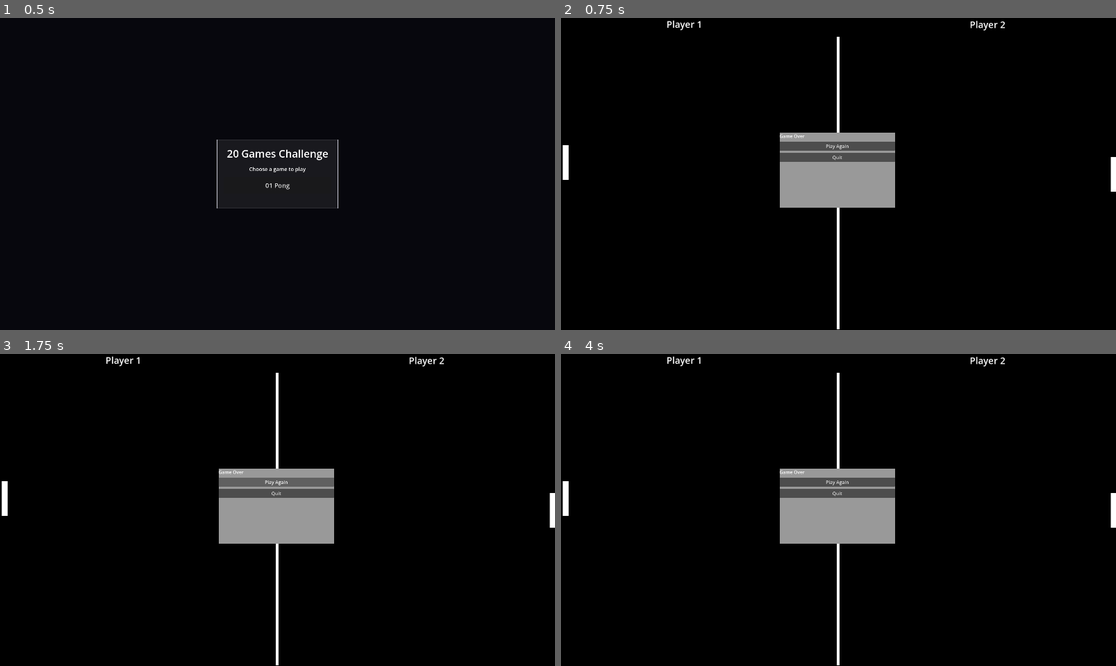
Above: before the commit, frames 1-4 (two rows, left to right).
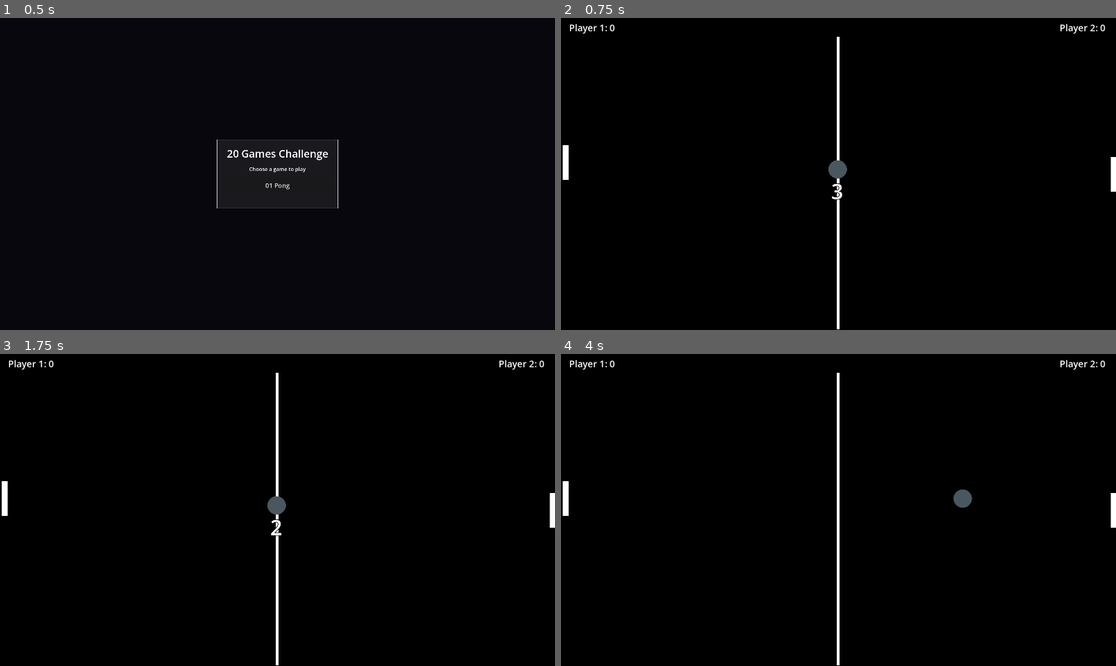
Above: after the commit, the same moments.

Repository: bluetch/20_games_challenge
Game: Godot game, scene res://menu/scenes/main_menu.tscn
Same seed, same stepped clock (60 frames per second), same inputs: the game is played once before the commit and once after it.
Inputs (mouse positions are in pixels of both pictures, inside the frame that each line leads up to):
- Up to frame 1 (0.5 s): no input
- Up to frame 2 (0.75 s): click "01 Pong" at 0.5 s
- Up to frame 3 (1.75 s): click (277, 481) at 1.25 s, where only the run before the commit has a clickable "Play Again"
- Up to frame 4 (4 s): click (838, 481) at 2 s, where only the run before the commit has a clickable "Play Again"; click (838, 481) at 2.75 s, where only the run before the commit has a clickable "Play Again"; tap Enter at 3.5 s; move the mouse to (960, 494) at 3.52 s; click (960, 494) at 3.67 s

Frame 1 is identical in both runs. In frame 2, 5.3% of the frame differs, in the area x 1-99%, y 0-61%; in frame 3, 5.3%; in frame 4, 5.5%.
Error before the commit: Invalid access to property or key 'scored' on a base object of type 'CharacterBody2D'. (res://01_pong/scripts/game.gd:22)

Commit message:
feat: pong game init

Diff:
--- a/01_pong/scenes/ball.tscn
+++ b/01_pong/scenes/ball.tscn
@@ -1,7 +1,7 @@
 [gd_scene format=3 uid="uid://cupyerhyeiyue"]
 
-[ext_resource type="Script" uid="uid://bh637vfdwismv" path="res://scripts/ball.gd" id="1_7s4qf"]
-[ext_resource type="Texture2D" uid="uid://cvrl8sqyj618q" path="res://assets/ball.png" id="2_cxlvu"]
+[ext_resource type="Script" uid="uid://bh637vfdwismv" path="res://01_pong/scripts/ball.gd" id="1_7s4qf"]
+[ext_resource type="Texture2D" uid="uid://cvrl8sqyj618q" path="res://01_pong/assets/ball.png" id="2_cxlvu"]
 
 [sub_resource type="CircleShape2D" id="CircleShape2D_cxlvu"]
 radius = 32.01562
--- a/01_pong/scenes/game.tscn
+++ b/01_pong/scenes/game.tscn
@@ -3,6 +3,7 @@
 [ext_resource type="PackedScene" uid="uid://cod53i4ndk1ss" path="res://01_pong/scenes/paddle.tscn" id="1_c28j8"]
 [ext_resource type="Script" uid="uid://d2ia3xx4qe8qi" path="res://01_pong/scripts/game.gd" id="1_vgge5"]
 [ext_resource type="PackedScene" uid="uid://cupyerhyeiyue" path="res://01_pong/scenes/ball.tscn" id="2_6paha"]
+[ext_resource type="Script" uid="uid://cwqpedg70okc1" path="res://01_pong/scripts/hud_root.gd" id="4_0lq8c"]
 
 [sub_resource type="RectangleShape2D" id="RectangleShape2D_dy7o8"]
 size = Vector2(1917.5, 28.5)
@@ -41,22 +42,26 @@
 points = PackedVector2Array(960, 67, 960, 1080)
 
 [node name="LeftPaddle" parent="." unique_id=862924497 groups=["paddles"] instance=ExtResource("1_c28j8")]
+unique_name_in_owner = true
 position = Vector2(7, 442)
 move_up_action = &"p1_up"
 move_down_action = &"p1_down"
 
 [node name="RightPaddle" parent="." unique_id=1113652800 groups=["paddles"] instance=ExtResource("1_c28j8")]
+unique_name_in_owner = true
 position = Vector2(1903, 484)
 move_up_action = &"p2_up"
 move_down_action = &"p2_down"
 
 [node name="Ball" parent="." unique_id=959431822 instance=ExtResource("2_6paha")]
+unique_name_in_owner = true
 position = Vector2(958, 527)
 move_speed = 1000.0
 
 [node name="UI" type="CanvasLayer" parent="." unique_id=875744495]
 
-[node name="HUD" type="Control" parent="UI" unique_id=2006586393]
+[node name="HUDRoot" type="Control" parent="UI" unique_id=2006586393]
+unique_name_in_owner = true
 custom_minimum_size = Vector2(400, 220)
 layout_mode = 3
 anchors_preset = 15
@@ -68,34 +73,62 @@
 offset_bottom = -13.0
 grow_horizontal = 2
 grow_vertical = 2
+script = ExtResource("4_0lq8c")
 
-[node name="Player1ScoreLabel" type="Label" parent="UI/HUD" unique_id=2101001296]
-layout_mode = 0
-offset_left = 369.0
-offset_top = 12.0
-offset_right = 493.0
-offset_bottom = 57.0
+[node name="SafeMargin" type="MarginContainer" parent="UI/HUDRoot" unique_id=103832038]
+layout_mode = 1
+anchors_preset = 15
+anchor_right = 1.0
+anchor_bottom = 1.0
+grow_horizontal = 2
+grow_vertical = 2
+theme_override_constants/margin_left = 32
+theme_override_constants/margin_top = 24
+theme_override_constants/margin_right = 32
+theme_override_constants/margin_bottom = 24
+
+[node name="HUDVBox" type="VBoxContainer" parent="UI/HUDRoot/SafeMargin" unique_id=1163644130]
+layout_mode = 2
+theme_override_constants/separation = 16
+
+[node name="TopBar" type="HBoxContainer" parent="UI/HUDRoot/SafeMargin/HUDVBox" unique_id=223033012]
+layout_mode = 2
+
+[node name="Player1ScoreLabel" type="Label" parent="UI/HUDRoot/SafeMargin/HUDVBox/TopBar" unique_id=2101001296]
+layout_mode = 2
 theme_override_font_sizes/font_size = 32
 text = "Player 1"
 
-[node name="Player2ScoreLabel" type="Label" parent="UI/HUD" unique_id=62788491]
-layout_mode = 0
-offset_left = 1418.0
-offset_top = 13.0
-offset_right = 1542.0
-offset_bottom = 58.0
+[node name="TopSpacer" type="Control" parent="UI/HUDRoot/SafeMargin/HUDVBox/TopBar" unique_id=32526022]
+layout_mode = 2
+size_flags_horizontal = 3
+
+[node name="Player2ScoreLabel" type="Label" parent="UI/HUDRoot/SafeMargin/HUDVBox/TopBar" unique_id=62788491]
+layout_mode = 2
 theme_override_font_sizes/font_size = 32
 text = "Player 2"
 
-[node name="WinnerLabel" type="Label" parent="UI/HUD" unique_id=1959730933]
-layout_mode = 0
-offset_left = 943.0
-offset_top = 572.0
-offset_right = 983.0
-offset_bottom = 595.0
+[node name="StatusCenter" type="CenterContainer" parent="UI/HUDRoot/SafeMargin/HUDVBox" unique_id=61705631]
+layout_mode = 2
+size_flags_vertical = 3
+
+[node name="StatusVBox" type="VBoxContainer" parent="UI/HUDRoot/SafeMargin/HUDVBox/StatusCenter" unique_id=1787711751]
+layout_mode = 2
+
+[node name="StatusTopSpacer" type="Control" parent="UI/HUDRoot/SafeMargin/HUDVBox/StatusCenter/StatusVBox" unique_id=1821489787]
+custom_minimum_size = Vector2(0, 80)
+layout_mode = 2
+size_flags_vertical = 3
+
+[node name="WinnerLabel" type="Label" parent="UI/HUDRoot/SafeMargin/HUDVBox/StatusCenter/StatusVBox" unique_id=1959730933]
+layout_mode = 2
+theme_override_colors/font_outline_color = Color(0, 0, 0, 1)
+theme_override_constants/outline_size = 8
+theme_override_font_sizes/font_size = 72
 text = "Ready"
+horizontal_alignment = 1
 
-[node name="GameOverCenter" type="CenterContainer" parent="UI/HUD" unique_id=2086970734]
+[node name="GameOverCenter" type="CenterContainer" parent="UI/HUDRoot" unique_id=2086970734]
 layout_mode = 1
 anchors_preset = 15
 anchor_right = 1.0
@@ -103,28 +136,40 @@
 grow_horizontal = 2
 grow_vertical = 2
 
-[node name="GameOverMenu" type="Panel" parent="UI/HUD/GameOverCenter" unique_id=596687363]
+[node name="GameOverMenu" type="Panel" parent="UI/HUDRoot/GameOverCenter" unique_id=596687363]
 custom_minimum_size = Vector2(400, 260)
 layout_mode = 2
 theme_override_styles/panel = SubResource("StyleBoxFlat_vgge5")
 
-[node name="VBoxContainer" type="VBoxContainer" parent="UI/HUD/GameOverCenter/GameOverMenu" unique_id=283894978]
+[node name="MarginContainer" type="MarginContainer" parent="UI/HUDRoot/GameOverCenter/GameOverMenu" unique_id=1285765331]
 layout_mode = 1
 anchors_preset = 15
 anchor_right = 1.0
 anchor_bottom = 1.0
 grow_horizontal = 2
 grow_vertical = 2
+theme_override_constants/margin_left = 16
+theme_override_constants/margin_top = 16
+theme_override_constants/margin_right = 16
+theme_override_constants/margin_bottom = 16
+
+[node name="VBoxContainer" type="VBoxContainer" parent="UI/HUDRoot/GameOverCenter/GameOverMenu/MarginContainer" unique_id=283894978]
+layout_mode = 2
 theme_override_constants/separation = 8
 
-[node name="MenuTitleLabel" type="Label" parent="UI/HUD/GameOverCenter/GameOverMenu/VBoxContainer" unique_id=1945965473]
+[node name="MenuTitleLabel" type="Label" parent="UI/HUDRoot/GameOverCenter/GameOverMenu/MarginContainer/VBoxContainer" unique_id=1945965473]
 layout_mode = 2
 text = "Game Over"
+horizontal_alignment = 1
 
-[node name="PlayAgainButton" type="Button" parent="UI/HUD/GameOverCenter/GameOverMenu/VBoxContainer" unique_id=1896899942]
+[node name="PlayAgainButton" type="Button" parent="UI/HUDRoot/GameOverCenter/GameOverMenu/MarginContainer/VBoxContainer" unique_id=1896899942]
+unique_name_in_owner = true
+custom_minimum_size = Vector2(0, 44)
 layout_mode = 2
 text = "Play Again"
 
-[node name="QuitButton" type="Button" parent="UI/HUD/GameOverCenter/GameOverMenu/VBoxContainer" unique_id=2123416750]
+[node name="QuitButton" type="Button" parent="UI/HUDRoot/GameOverCenter/GameOverMenu/MarginContainer/VBoxContainer" unique_id=2123416750]
+unique_name_in_owner = true
+custom_minimum_size = Vector2(0, 44)
 layout_mode = 2
 text = "Quit"
--- a/01_pong/scenes/paddle.tscn
+++ b/01_pong/scenes/paddle.tscn
@@ -1,6 +1,6 @@
 [gd_scene format=3 uid="uid://cod53i4ndk1ss"]
 
-[ext_resource type="Script" uid="uid://xowyermoq3qn" path="res://scripts/paddle.gd" id="1_3xiby"]
+[ext_resource type="Script" uid="uid://xowyermoq3qn" path="res://01_pong/scripts/paddle.gd" id="1_3xiby"]
 
 [sub_resource type="RectangleShape2D" id="RectangleShape2D_31swd"]
 size = Vector2(20, 120)
--- a/01_pong/scripts/ball.gd
+++ b/01_pong/scripts/ball.gd
@@ -5,15 +5,14 @@
 
 # 球的移動速度
 @export var move_speed: float = 300.0
-
-# 抓 ServeTimer 節點，之後用來延遲重新發球
+@export var serve_angle_range: float = 0.35
 @onready var serve_timer: Timer = $ServeTimer
 
 # 球目前的移動方向
 var move_direction: Vector2 = Vector2.RIGHT
 
 # 球目前是否正在等待重新發球
-var is_serving: bool = false
+var is_serving: bool = true
 
 # 記住下一次發球方向
 var next_serve_direction: Vector2 = Vector2.RIGHT
@@ -41,13 +40,14 @@
 		# 如果撞到的是球拍，就依照擊中位置改變反彈角度
 		if collider.is_in_group("paddles"):
 			# 球拍中心點 = 根節點 y + 半個球拍高度
-			var paddle_center_y: float = collider.global_position.y + 60.0
+			var paddle_half_height: float = collider.paddle_height / 2.0
+			var paddle_center_y: float = collider.global_position.y + paddle_half_height
 
 			# 球和球拍中心的垂直距離
 			var hit_offset: float = global_position.y - paddle_center_y
 
 			# 把偏移量縮放到大約 -1 到 1 的範圍
-			var normalized_offset: float = hit_offset / 60.0
+			var normalized_offset: float = clamp(hit_offset / paddle_half_height, -1.0, 1.0)
 
 			# 球碰到球拍後，X 方向反轉
 			move_direction.x *= -1.0
@@ -68,6 +68,7 @@
 
 		# 重新發球，下一球往右
 		start_reset_and_serve(Vector2.RIGHT)
+		return
 
 	# 如果球跑出右邊畫面，代表 Player 1 得分
 	if global_position.x > screen_size.x:
@@ -76,6 +77,7 @@
 
 		# 重新發球，下一球往左
 		start_reset_and_serve(Vector2.LEFT)
+		return
 
 func start_reset_and_serve(new_direction: Vector2) -> void:
 	# 取得目前視窗大小，準備把球放回畫面中心
@@ -93,7 +95,18 @@
 	# 啟動延遲發球計時器
 	serve_timer.start()
 
+func start_serve(new_direction: Vector2) -> void:
+	_set_random_serve_direction(new_direction)
+	is_serving = false
+
+
 func _on_serve_timer_timeout() -> void:
 	# 計時結束後，球才開始重新移動
-	move_direction = next_serve_direction
+	var random_y: float = randf_range(-serve_angle_range, serve_angle_range)
+	move_direction = Vector2(next_serve_direction.x, random_y).normalized()
+	_set_random_serve_direction(next_serve_direction)
 	is_serving = false
+
+func _set_random_serve_direction(new_direction: Vector2) -> void:
+	var random_y: float = randf_range(-serve_angle_range, serve_angle_range)
+	move_direction = Vector2(new_direction.x, random_y).normalized()
--- a/01_pong/scripts/game.gd
+++ b/01_pong/scripts/game.gd
@@ -1,33 +1,61 @@
 extends Node2D
 
 # 抓 Ball 節點，之後要接它發出的 scored signal
-@onready var ball: CharacterBody2D = $Ball
+@onready var ball: CharacterBody2D = %Ball
 
-# 抓兩個分數 Label
-@onready var player_1_score_label: Label = $UI/HUD/Player1ScoreLabel
-@onready var player_2_score_label: Label = $UI/HUD/Player2ScoreLabel
+@onready var left_paddle: CharacterBody2D = %LeftPaddle
+@onready var right_paddle: CharacterBody2D = %RightPaddle
 
-# 抓勝利訊息 Label
-@onready var winner_label: Label = $UI/HUD/WinnerLabel
+# 抓 HUDRoot，畫面更新交給 hud_root.gd 處理
+@onready var hud_root: Control = %HUDRoot
+@onready var play_again_button: Button = %PlayAgainButton
+@onready var quit_button: Button = %QuitButton
 
-# 紀錄分數資料
+# 初始化數據
 var player_1_score: int = 0
 var player_2_score: int = 0
-
-# 勝利分數門檻
-var winning_score: int = 5
+var is_game_over: bool = false
+@export var winning_score: int = 3
+@export var start_countdown: int = 3
 
 func _ready() -> void:
 	# 把 Ball 的 scored signal 連到 _on_ball_scored
 	ball.scored.connect(_on_ball_scored)
+	_set_paddle_limits()
 
-	# 一開始先清空勝利文字
-	winner_label.text = ""
+	# 開場先重設 HUD 顯示狀態
+	hud_root.reset()
 
 	# 遊戲開始先更新一次畫面分數
 	update_score_labels()
+	await _run_start_countdown()
+	ball.start_serve(Vector2.RIGHT)
+
+	# 接上 Game Over 按鈕事件
+	play_again_button.pressed.connect(_on_play_again_button_pressed)
+	quit_button.pressed.connect(_on_quit_button_pressed)
+
+func _run_start_countdown() -> void:
+	for count in range(start_countdown, 0, -1):
+		hud_root.show_countdown(count)
+		await get_tree().create_timer(1.0).timeout
+
+	hud_root.clear_status()
+
+func _set_paddle_limits() -> void:
+	# 用上下牆的位置設定球拍可移動範圍，避免在球拍 script 裡寫死數字
+	var top_wall_shape: CollisionShape2D = $TopWall/CollisionShape2D
+	var bottom_wall_shape: CollisionShape2D = $BottomWall/CollisionShape2D
+
+	left_paddle.top_limit = top_wall_shape.global_position.y
+	left_paddle.bottom_limit = bottom_wall_shape.global_position.y
+	right_paddle.top_limit = top_wall_shape.global_position.y
+	right_paddle.bottom_limit = bottom_wall_shape.global_position.y
 
 func _on_ball_scored(player_id: int) -> void:
+	if is_game_over:
+		return
+
 	# 根據 signal 傳來的玩家編號加分
 	if player_id == 1:
 		player_1_score += 1
@@ -41,17 +69,26 @@
 	check_winner()
 
 func update_score_labels() -> void:
-	# 把最新分數顯示到 Label
-	player_1_score_label.text = "Player 1: " + str(player_1_score)
-	player_2_score_label.text = "Player 2: " + str(player_2_score)
+	# 把最新分數交給 HUD 顯示
+	hud_root.update_scores(player_1_score, player_2_score)
 
 func check_winner() -> void:
 	# Player 1 先到勝利分數，顯示獲勝訊息並停止球
 	if player_1_score >= winning_score:
-		winner_label.text = "Player 1 Wins"
-		ball.set_physics_process(false)
+		_end_game("Player 1 Wins")
 
 	# Player 2 先到勝利分數，顯示獲勝訊息並停止球
 	elif player_2_score >= winning_score:
-		winner_label.text = "Player 2 Wins"
-		ball.set_physics_process(false)
+		_end_game("Player 2 Wins")
+
+func _end_game(winner_text: String) -> void:
+	# 統一處理遊戲結束時的 HUD 與球的狀態
+	is_game_over = true
+	hud_root.show_winner(winner_text)
+	ball.set_physics_process(false)
+
+func _on_play_again_button_pressed() -> void:
+	get_tree().reload_current_scene()
+
+func _on_quit_button_pressed() -> void:
+	get_tree().change_scene_to_file("res://menu/scenes/main_menu.tscn")
--- /dev/null
+++ b/01_pong/scripts/hud_root.gd
@@ -0,0 +1,26 @@
+extends Control
+
+@onready var player_1_score_label: Label = $SafeMargin/HUDVBox/TopBar/Player1ScoreLabel
+@onready var player_2_score_label: Label = $SafeMargin/HUDVBox/TopBar/Player2ScoreLabel
+@onready var winner_label: Label = $SafeMargin/HUDVBox/StatusCenter/StatusVBox/WinnerLabel
+@onready var game_over_center: CenterContainer = $GameOverCenter
+@onready var play_again_button: Button = %PlayAgainButton
+
+func reset() -> void:
+	winner_label.text = ""
+	game_over_center.visible = false
+
+func show_countdown(count: int) -> void:
+	winner_label.text = str(count)
+
+func clear_status() -> void:
+	winner_label.text = ""
+
+func update_scores(player_1_score: int, player_2_score: int) -> void:
+	player_1_score_label.text = "Player 1: " + str(player_1_score)
+	player_2_score_label.text = "Player 2: " + str(player_2_score)
+
+func show_winner(winner_text: String) -> void:
+	winner_label.text = winner_text
+	game_over_center.visible = true
+	play_again_button.grab_focus()
--- a/01_pong/scripts/paddle.gd
+++ b/01_pong/scripts/paddle.gd
@@ -3,8 +3,21 @@
 @export var move_speed: float = 400.0
 @export var move_up_action: StringName
 @export var move_down_action: StringName
+@export var paddle_height: float = 120.0
+
+var top_limit: float = 0.0
+var bottom_limit: float = 0.0
 
 func _physics_process(delta: float) -> void:
 	var direction: float = Input.get_axis(move_up_action, move_down_action)
 	velocity = Vector2(0.0, direction * move_speed)
 	move_and_slide()
+
+	# 限制球拍不要超出視窗上下邊界
+	var screen_height: float = get_viewport_rect().size.y
+	var max_y: float = screen_height - paddle_height
+
+	if bottom_limit > top_limit:
+		max_y = bottom_limit - paddle_height
+
+	global_position.y = clamp(global_position.y, top_limit, max_y)
